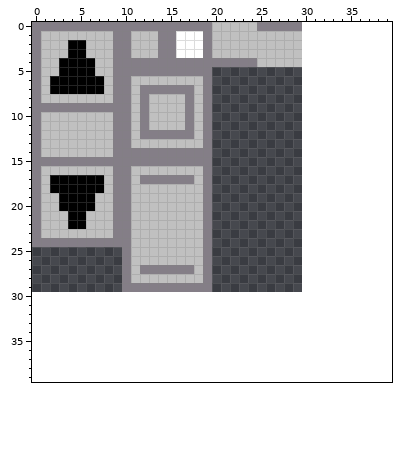
Two states of a pixel-art file, content/images/ase/ui.ase. The first picture shows the starting point.
30x30 pixels, 1 frame. The old version is drawn lined up with the new one, on the new canvas.
The result:
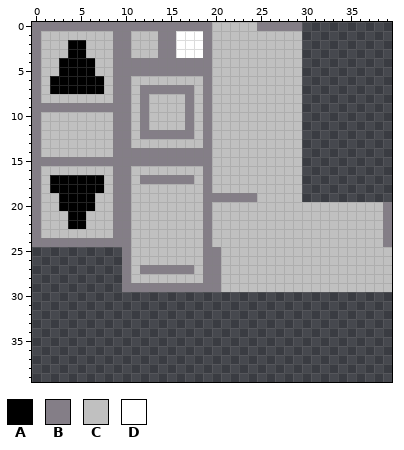
Palette (. is transparent): A #000000  B #847e87  C #c0c0c0  D #ffffff
What changed:
canvas 30x30 -> 40x40
@@ x 18..39 @@
  3 DBCCCCCCCCCC..........
- 4 BBBBBBBCCCCC..........
- 5 BB....................
- 6 CB....................
- 7 CB....................
- 8 CB....................
- 9 CB....................
-10 CB....................
-11 CB....................
-12 CB....................
-13 CB....................
-14 BB....................
-15 BB....................
-16 CB....................
-17 CB....................
-18 CB....................
-19 CB....................
-20 CB....................
-21 CB....................
-22 CB....................
-23 CB....................
-24 CB....................
-25 CB....................
-26 CB....................
-27 CB....................
-28 CB....................
-29 BB....................
+ 4 BBCCCCCCCCCC..........
+ 5 BBCCCCCCCCCC..........
+ 6 CBCCCCCCCCCC..........
+ 7 CBCCCCCCCCCC..........
+ 8 CBCCCCCCCCCC..........
+ 9 CBCCCCCCCCCC..........
+10 CBCCCCCCCCCC..........
+11 CBCCCCCCCCCC..........
+12 CBCCCCCCCCCC..........
+13 CBCCCCCCCCCC..........
+14 BBCCCCCCCCCC..........
+15 BBCCCCCCCCCC..........
+16 CBCCCCCCCCCC..........
+17 CBCCCCCCCCCC..........
+18 CBCCCCCCCCCC..........
+19 CBBBBBBCCCCC..........
+20 CBCCCCCCCCCCCCCCCCCCCB
+21 CBCCCCCCCCCCCCCCCCCCCB
+22 CBCCCCCCCCCCCCCCCCCCCB
+23 CBCCCCCCCCCCCCCCCCCCCB
+24 CBCCCCCCCCCCCCCCCCCCCB
+25 CBBCCCCCCCCCCCCCCCCCCC
+26 CBBCCCCCCCCCCCCCCCCCCC
+27 CBBCCCCCCCCCCCCCCCCCCC
+28 CBBCCCCCCCCCCCCCCCCCCC
+29 BBBCCCCCCCCCCCCCCCCCCC
 30 ......................
Changed places in both pictures, as pixel boxes (x1, y1, x2, y2):
changed: (212, 58, 392, 292)
